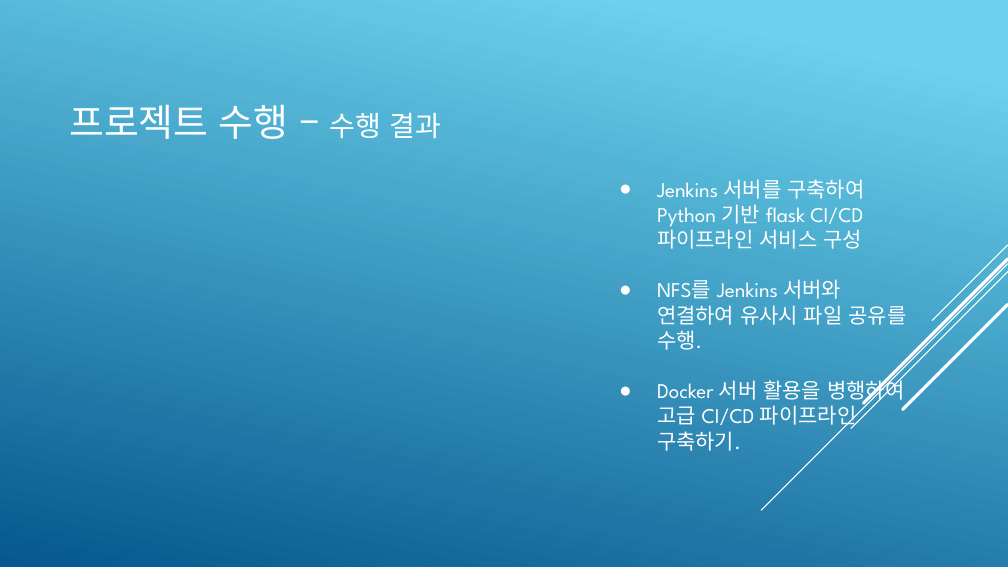
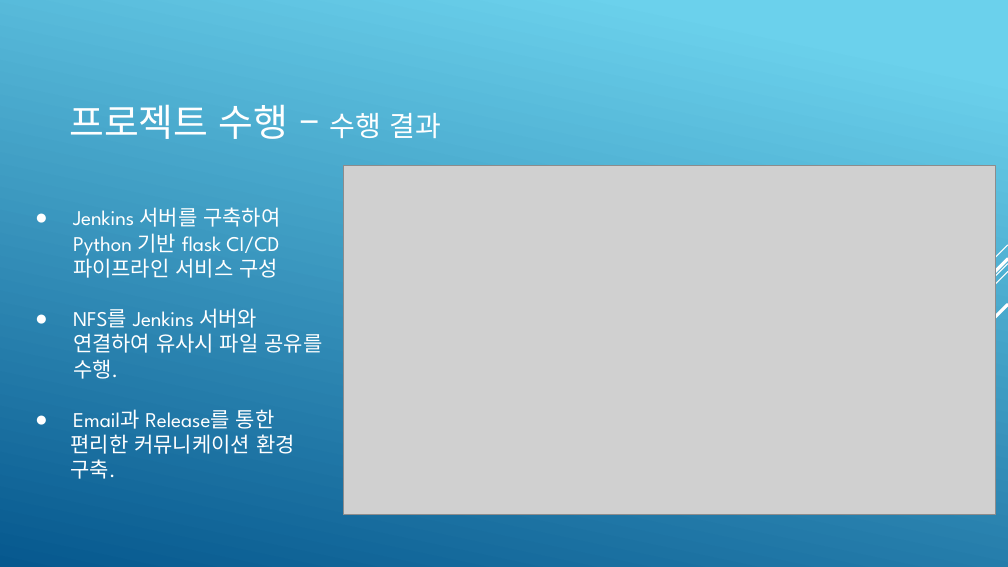
Before and after one commit to KimJeongHoon190/First_Project, a slide deck: slide 7 of 제출자료/최종 발표 프레젠테이션(김정훈).pptx. Drawn at 1008x567 pixels with LibreOffice and Linux fonts; fonts in the diff are those of the drawing; grey boxes stand for pictures. Boxes give left, top, right and bottom in pixels: in the first picture for what was removed or moved away, otherwise in the second. Text is boxed around its words. In the diff, an @@ line names an element or a change of style, - is before the commit and + after.

```diff
--- a/제출자료/최종 발표 프레젠테이션(김정훈).pptx
+++ b/제출자료/최종 발표 프레젠테이션(김정훈).pptx
@@ picture added at (344, 165, 996, 515) @@
@@ text "Jenkins 서버를 구축하여 Python 기반 ...": place and size @@
-text "Jenkins 서버를 구축하여 Python 기반 ..." at (657, 179, 906, 451)
+text "Jenkins 서버를 구축하여 Python 기반 ..." at (71, 207, 322, 479)
@@ text at (71, 409, 295, 479): text changed @@
-● Docker 서버 활용을 병행하여 고급 CI/CD 파이프라인 구축하기.
+● Email과 Release를 통한
+편리한 커뮤니케이션 환경
+구축.
```
Also in this commit, not shown: 7 other slides changed, 5 slides added, 3 other files.
